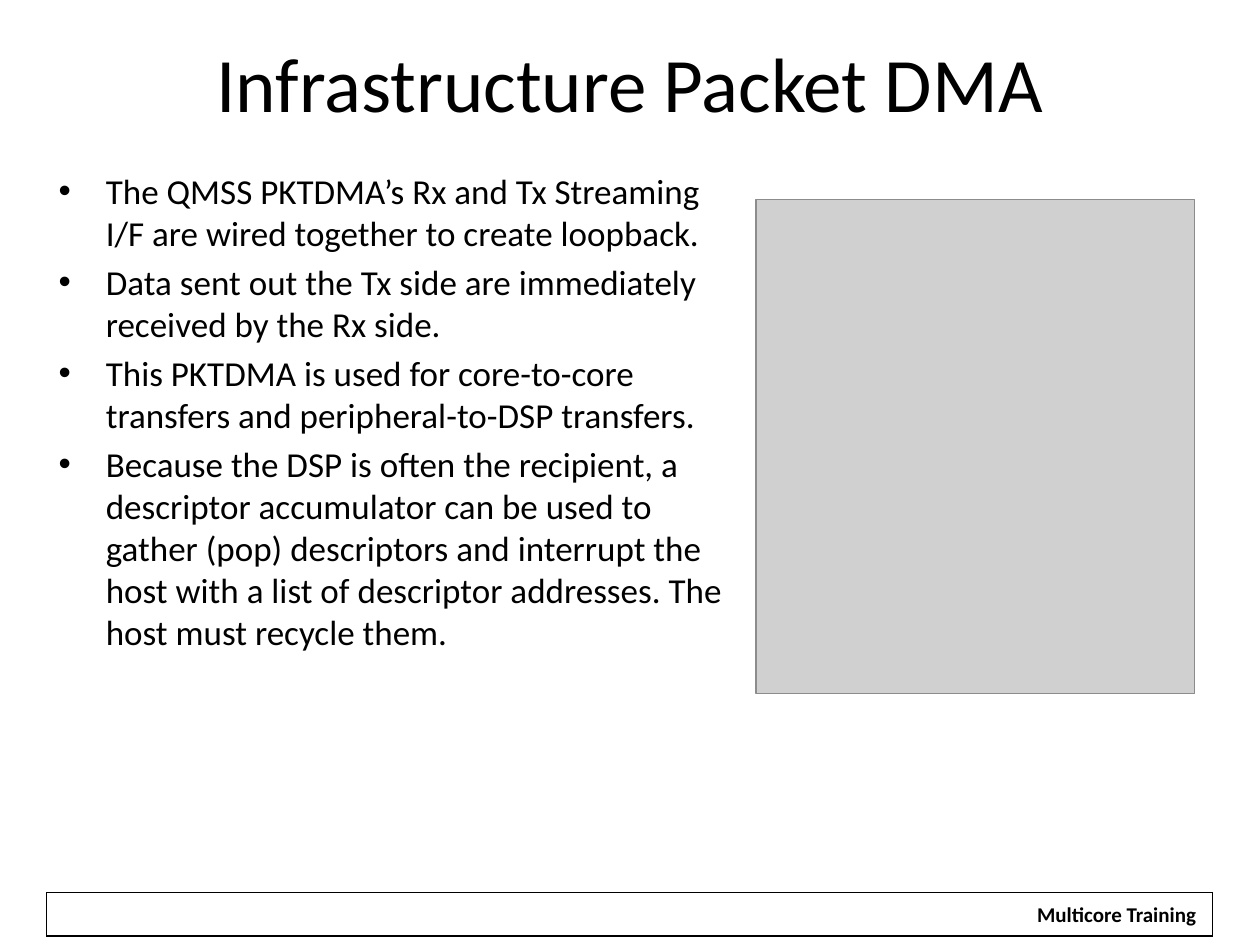
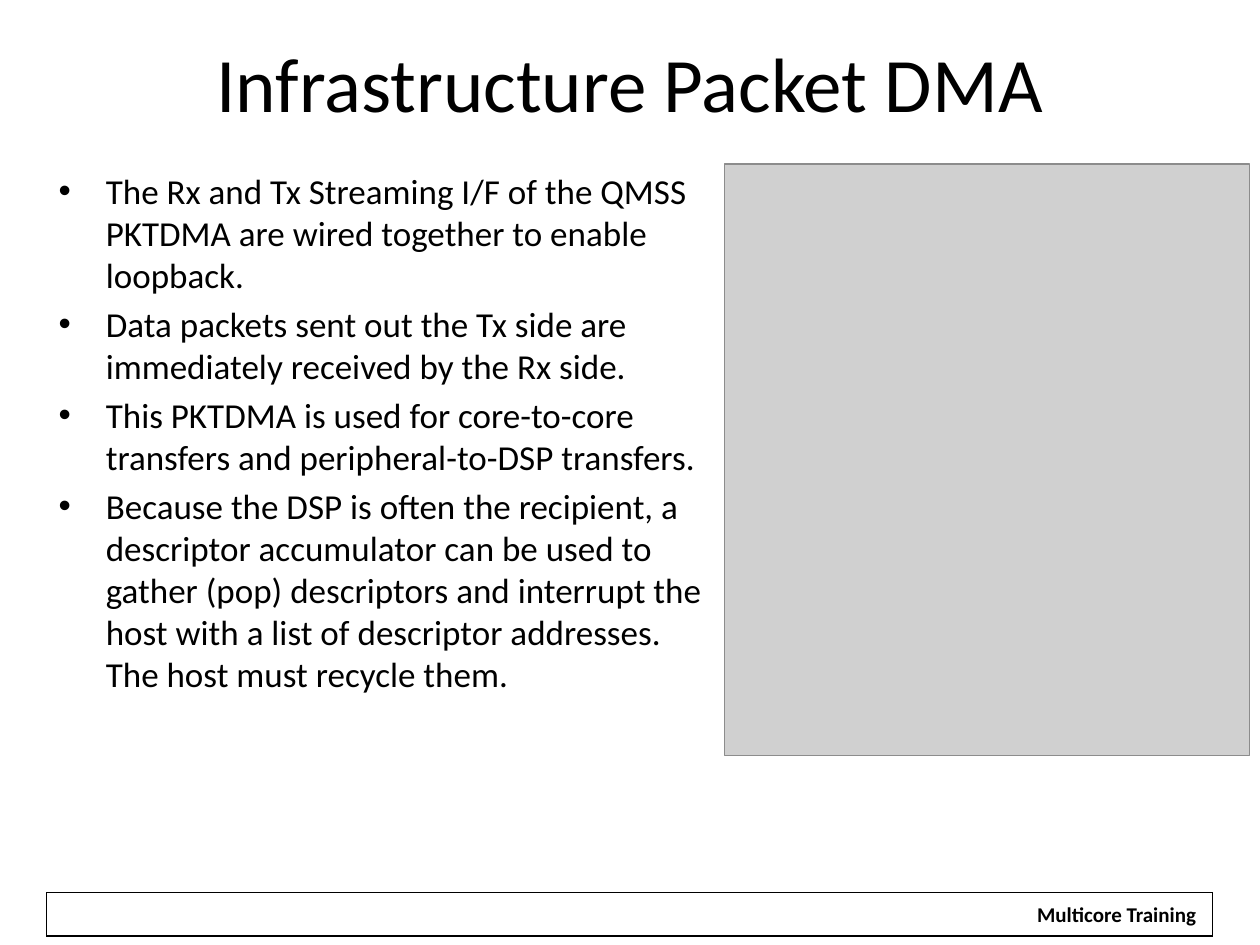
Before and after one commit to hari1989/keystone-workshop, a slide deck: slide 8 of slides/Intro to Multicore Navigator.pptx. Drawn at 1260x945 pixels with LibreOffice and Linux fonts; fonts in the diff are those of the drawing; grey boxes stand for pictures; background and template pictures are left out. Boxes give left, top, right and bottom in pixels: in the first picture for what was removed or moved away, otherwise in the second. Text is boxed around its words. In the diff, an @@ line names an element or a change of style, - is before the commit and + after.

```diff
--- a/slides/Intro to Multicore Navigator.pptx
+++ b/slides/Intro to Multicore Navigator.pptx
@@ text at bbox=[106, 179, 686, 385]: text changed @@
-• The QMSS PKTDMA’s Rx and Tx Streaming I/F are wired together to create loopback.
-• Data sent out the Tx side are immediately received by the Rx side.
+• The Rx and Tx Streaming I/F of the QMSS PKTDMA are wired together to enable loopback.
+• Data packets sent out the Tx side are immediately received by the Rx side.
@@ picture: place and size @@
-picture at bbox=[756, 199, 1194, 693]
+picture at bbox=[724, 164, 1250, 756]
```
Also in this commit, not shown: 30 other slides changed, 1 slide added, 5 other files.
